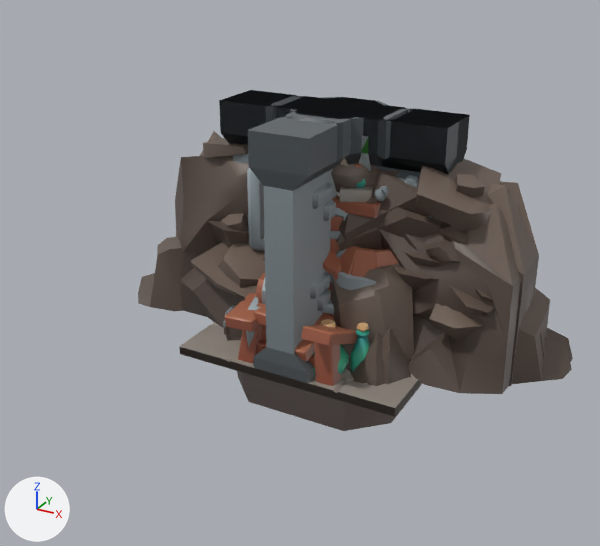
A saved change to the glTF model client/public/assets/models/dungeon.glb.
Before and after are seen from a 50 mm camera at (5.89, -12.04, 6.95) aimed at (-0.07, -1.21, 1.53). The lights are fixed; the arrows at lower left show +X, +Y and +Z. The first picture is the older version. Where no turn or scale is listed for an object, it has been applied to the vertices.

Script lines for the objects in view, before the commit:
```python
me_cube_15973 = bpy.data.meshes.new('Cube.15973')
me_cube_15973.from_pydata(...)  # 152 vertices, 187 faces; spans x -2.0..2.0, y -2.0..2.0, z -0.2..0.2
me_cube_15973.materials.append(mat_texture)  # picture img_dungeon_texture
me_cube_16006 = bpy.data.meshes.new('Cube.16006')
me_cube_16006.from_pydata(...)  # 228 vertices, 390 faces; spans x -2.0..2.0, y -1.5..1.5, z -1.75..1.75
me_cube_16006.materials.append(mat_texture)  # picture img_dungeon_texture
me_cube_16007 = bpy.data.meshes.new('Cube.16007')
me_cube_16007.from_pydata(...)  # 460 vertices, 788 faces; spans x -4.06..4.06, y -1.59..1.59, z -1.75..1.75
me_cube_16007.materials.append(mat_texture)  # picture img_dungeon_texture
ob_floor_dirt_large_rocky_001 = bpy.data.objects.new('floor_dirt_large_rocky.001', me_cube_15973)
ob_floor_dirt_large_rocky_001.location = (0.0, 0.0, 0.1)
ob_rubble_half_001 = bpy.data.objects.new('rubble_half.001', me_cube_16006)
ob_rubble_half_001.location = (2.0, 0.02, 1.75)
ob_rubble_large_001 = bpy.data.objects.new('rubble_large.001', me_cube_16007)
ob_rubble_large_001.location = (0.0, -0.01, 1.75)
# also in view: 'wall_arched.001' at (0.0, 0.0, 2.0); 'floor_tile_large_rocks.001' at (0.0, 0.0, 0.22); 'wall_half.001' at (1.0, 0.0, 2.0); 'box_stacked.001' at (-0.01, -0.04, 1.65); 'wall_pillar.001' at (0.0, 0.0, 2.0)
```
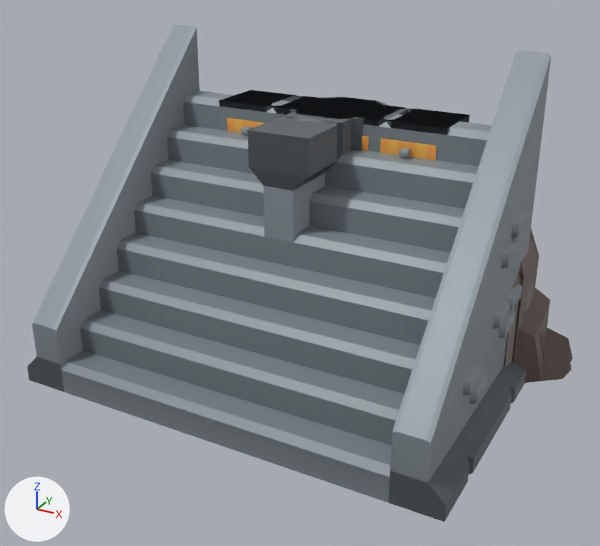
Boxes (x1, y1, x2, y2) around the edits, measured in the pictures (600 x 546 px):
'stairs_wide.001', added: after (27, 25, 551, 522)
'banner_triple_yellow.001', added: after (227, 118, 437, 160)
'rubble_large.001', unchanged, covered by the edit: before (138, 131, 572, 394); after (504, 265, 572, 383)
'rubble_half.001', unchanged, covered by the edit: before (339, 159, 573, 386); after (512, 229, 573, 363)
'wall_cracked.001', unchanged, covered by the edit: before (219, 90, 470, 178); after (220, 90, 470, 135)
'box_stacked.001', unchanged, covered by the edit: before (223, 168, 398, 376)

Diff of the bpy script that builds the scene:
```diff
--- a/client/public/assets/models/dungeon.glb.py
+++ b/client/public/assets/models/dungeon.glb.py
@@ me_cube_059 @@
+me_cube_059.from_pydata(...)  # 181 vertices, 263 faces; spans x -1.85..1.85, y -0.18..0.18, z -1.6..1.6
+me_cube_059.materials.append(mat_texture)  # picture img_dungeon_texture
@@ me_cube_16017 @@
+me_cube_16017.from_pydata(...)  # 282 vertices, 358 faces; spans x -3.5..3.5, y -2.0..2.0, z -2.55..2.55
+me_cube_16017.materials.append(mat_texture)  # picture img_dungeon_texture
@@ ob_banner_triple_yellow_001 @@
+ob_banner_triple_yellow_001 = bpy.data.objects.new('banner_triple_yellow.001', me_cube_059)
+ob_banner_triple_yellow_001.location = (0.0, -0.53, 2.13)
@@ ob_stairs_wide_001 @@
+ob_stairs_wide_001 = bpy.data.objects.new('stairs_wide.001', me_cube_16017)
+ob_stairs_wide_001.location = (0.0, -2.0, 2.55)
```
